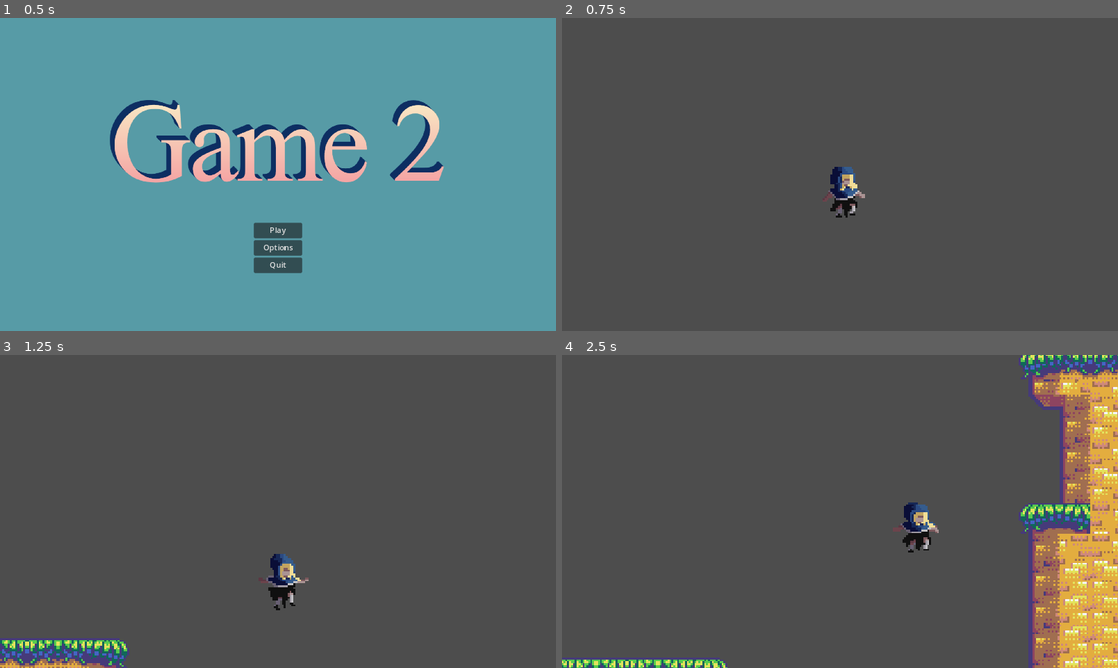
Above: before the commit, frames 1-4 (two rows, left to right).
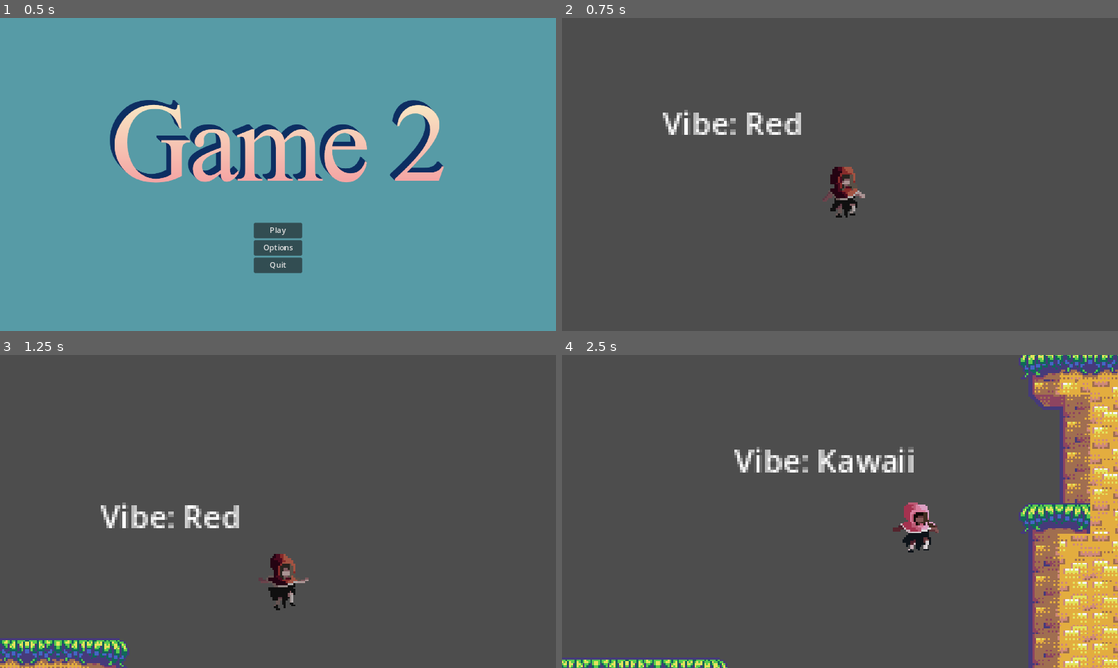
Above: after the commit, the same moments.

Repository: DanielOaks/game2
Game: Godot game, scene res://scenes/MainMenu.tscn
Same seed, same stepped clock (60 frames per second), same inputs: the game is played once before the commit and once after it.
Inputs:
- Up to frame 1 (0.5 s): no input
- Up to frame 2 (0.75 s): click "Play" at 0.5 s
- Up to frame 3 (1.25 s): no input
- Up to frame 4 (2.5 s): hold D (right) from 1.28 s (still down); tap . (next_vibe, bound only after the commit) at 1.35 s; tap Space (jump) at 1.52, 1.82, 2.27, 2.3 s; tap , (previous_vibe, bound only after the commit) at 1.55, 2.1 s

Frame 1 is identical in both runs. In frame 2, 1.3% of the frame differs, in the area x 18-54%, y 29-64%; in frame 3, 1.4%; in frame 4, 1.8%, in the area x 31-68%, y 29-63%.

Commit message:
Add vibe selector

Diff:
--- /dev/null
+++ b/assets/game2/vibes/kawaii.tres
@@ -0,0 +1,7 @@
+[gd_resource type="Resource" script_class="Vibe" load_steps=2 format=3 uid="uid://djjyuvbqjb3ls"]
+
+[ext_resource type="Script" path="res://assets/game2/vibes/Vibe.gd" id="1_dn5jc"]
+
+[resource]
+script = ExtResource("1_dn5jc")
+name = "Kawaii"
--- a/project.godot
+++ b/project.godot
@@ -14,6 +14,10 @@
 run/main_scene="res://scenes/MainMenu.tscn"
 config/features=PackedStringArray("4.1", "Forward Plus")
 config/icon="res://icon.svg"
+
+[autoload]
+
+GameData="*res://scenes/data/GameData.gd"
 
 [display]
 
@@ -57,6 +61,18 @@
 , Object(InputEventKey,"resource_local_to_scene":false,"resource_name":"","device":-1,"window_id":0,"alt_pressed":false,"shift_pressed":false,"ctrl_pressed":false,"meta_pressed":false,"pressed":false,"keycode":0,"physical_keycode":83,"key_label":0,"unicode":115,"echo":false,"script":null)
 ]
 }
+next_vibe={
+"deadzone": 0.5,
+"events": [Object(InputEventJoypadButton,"resource_local_to_scene":false,"resource_name":"","device":-1,"button_index":10,"pressure":0.0,"pressed":true,"script":null)
+, Object(InputEventKey,"resource_local_to_scene":false,"resource_name":"","device":-1,"window_id":0,"alt_pressed":false,"shift_pressed":false,"ctrl_pressed":false,"meta_pressed":false,"pressed":false,"keycode":0,"physical_keycode":46,"key_label":0,"unicode":46,"echo":false,"script":null)
+]
+}
+previous_vibe={
+"deadzone": 0.5,
+"events": [Object(InputEventJoypadButton,"resource_local_to_scene":false,"resource_name":"","device":-1,"button_index":9,"pressure":0.0,"pressed":true,"script":null)
+, Object(InputEventKey,"resource_local_to_scene":false,"resource_name":"","device":-1,"window_id":0,"alt_pressed":false,"shift_pressed":false,"ctrl_pressed":false,"meta_pressed":false,"pressed":false,"keycode":0,"physical_keycode":44,"key_label":0,"unicode":44,"echo":false,"script":null)
+]
+}
 
 [physics]
 
--- a/scenes/Characters/Player2DS.gd
+++ b/scenes/Characters/Player2DS.gd
@@ -9,6 +9,7 @@
 @export var FRAMES_TO_ALLOW_JUMPING_AFTER_LEAVING_LEDGE: int = 10
 
 @onready var animated_sprite : AnimatedSprite2D = $AnimatedSprite2D
+@onready var game_data: GameData = get_node("/root/GameData")
 
 # Get the gravity from the project settings to be synced with RigidBody nodes.
 var gravity = ProjectSettings.get_setting("physics/2d/default_gravity")
@@ -19,6 +20,9 @@
 var was_on_wall : bool = false
 var moving_into_wall : bool = false
 var can_still_jump : int = 0
+
+func _process(_delta):
+	animated_sprite.material.set_shader_parameter("paletteNumber", game_data.current_vibe_i)
 
 func _physics_process(delta):
 	direction = Input.get_vector("left", "right", "up", "down")
@@ -60,7 +64,8 @@
 		if is_on_floor() or can_still_jump > 0:
 			velocity.y = JUMP_VELOCITY
 			animated_sprite.play("jump_start")
-			animation_locked = true
+			if not is_on_wall():
+				animation_locked = true
 			can_still_jump = 0
 		elif is_on_wall():
 			has_double_jumped = false
--- a/scenes/ExampleSideScroll.tscn
+++ b/scenes/ExampleSideScroll.tscn
@@ -1,7 +1,8 @@
-[gd_scene load_steps=5 format=3 uid="uid://knk7nvdpus7o"]
+[gd_scene load_steps=6 format=3 uid="uid://knk7nvdpus7o"]
 
 [ext_resource type="Texture2D" uid="uid://1vmpowkruim6" path="res://assets/generic-platformer-tiles/generic_platformer_tiles.png" id="1_dgetb"]
 [ext_resource type="PackedScene" uid="uid://d2dxe6duwx2n4" path="res://scenes/Characters/Player2DS.tscn" id="2_gnkco"]
+[ext_resource type="Script" path="res://scenes/VibeShower.gd" id="3_8o3gp"]
 
 [sub_resource type="TileSetAtlasSource" id="TileSetAtlasSource_sxxq5"]
 texture = ExtResource("1_dgetb")
@@ -1271,3 +1272,11 @@
 position_smoothing_speed = 13.0
 drag_horizontal_enabled = true
 drag_vertical_enabled = true
+
+[node name="VibeShower" type="Label" parent="Camera2D"]
+offset_left = -92.0
+offset_top = -47.0
+offset_right = -52.0
+offset_bottom = -21.0
+text = "Vibe:"
+script = ExtResource("3_8o3gp")
--- a/scenes/MainMenu.gd
+++ b/scenes/MainMenu.gd
@@ -1,4 +1,6 @@
 extends Control
+
+@onready var game_data: GameData = get_node("/root/GameData")
 
 func _on_play_pressed():
 	get_tree().change_scene_to_file("res://scenes/ExampleSideScroll.tscn")
--- /dev/null
+++ b/scenes/VibeShower.gd
@@ -0,0 +1,11 @@
+extends Label
+
+var game_data: GameData
+
+func _ready():
+	game_data = get_node("/root/GameData")
+	game_data.connect("vibe_changed", update_text)
+	update_text(game_data.current_vibe)
+
+func update_text(new_vibe: Vibe):
+	self.text = "Vibe: " + new_vibe.name
--- a/scenes/data/GameData.gd
+++ b/scenes/data/GameData.gd
@@ -1,16 +1,35 @@
 extends Node
+
+signal vibe_changed(new_vibe: Vibe)
 
 const VIBES: Array[Vibe] = [
 	preload("res://assets/game2/vibes/red.tres"),
 	preload("res://assets/game2/vibes/cool.tres"),
+	preload("res://assets/game2/vibes/kawaii.tres"),
 ]
 
+var current_vibe_i: int = 0
+var current_vibe: Vibe = VIBES[current_vibe_i]
 
-# Called when the node enters the scene tree for the first time.
-func _ready():
-	pass # Replace with function body.
+# temp, for now
+func _process(_delta):
+	if Input.is_action_just_pressed("next_vibe"):
+		next_vibe()
+	if Input.is_action_just_pressed("previous_vibe"):
+		prev_vibe()
 
+func next_vibe():
+	current_vibe_i += 1
+	if current_vibe_i >= len(VIBES):
+		current_vibe_i = 0
+	change_vibe()
 
-# Called every frame. 'delta' is the elapsed time since the previous frame.
-func _process(delta):
-	pass
+func prev_vibe():
+	current_vibe_i -= 1
+	if current_vibe_i < 0:
+		current_vibe_i = len(VIBES) - 1
+	change_vibe()
+
+func change_vibe():
+	current_vibe = VIBES[current_vibe_i]
+	vibe_changed.emit(current_vibe)
Binary file changed: assets/game2/red-hood-character-palettes.aseprite
Binary file changed: assets/game2/red-hood-character-palettes.png
Not shown, changed: credits.md
Not shown, changed: log.md
